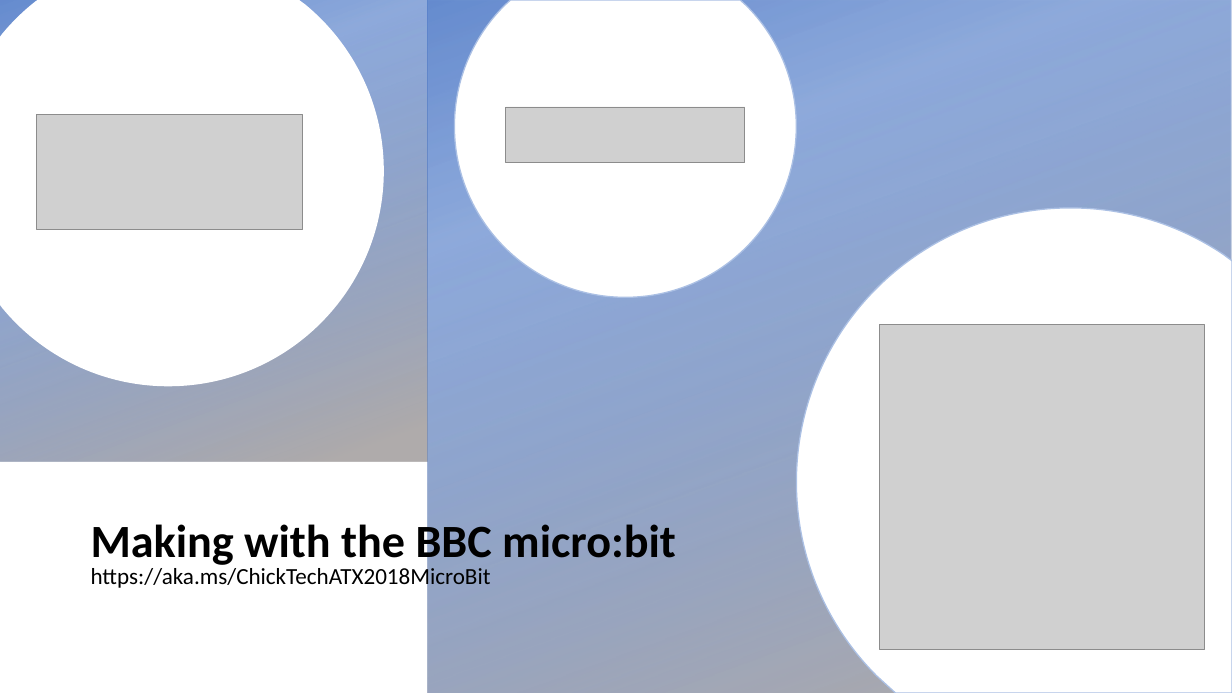
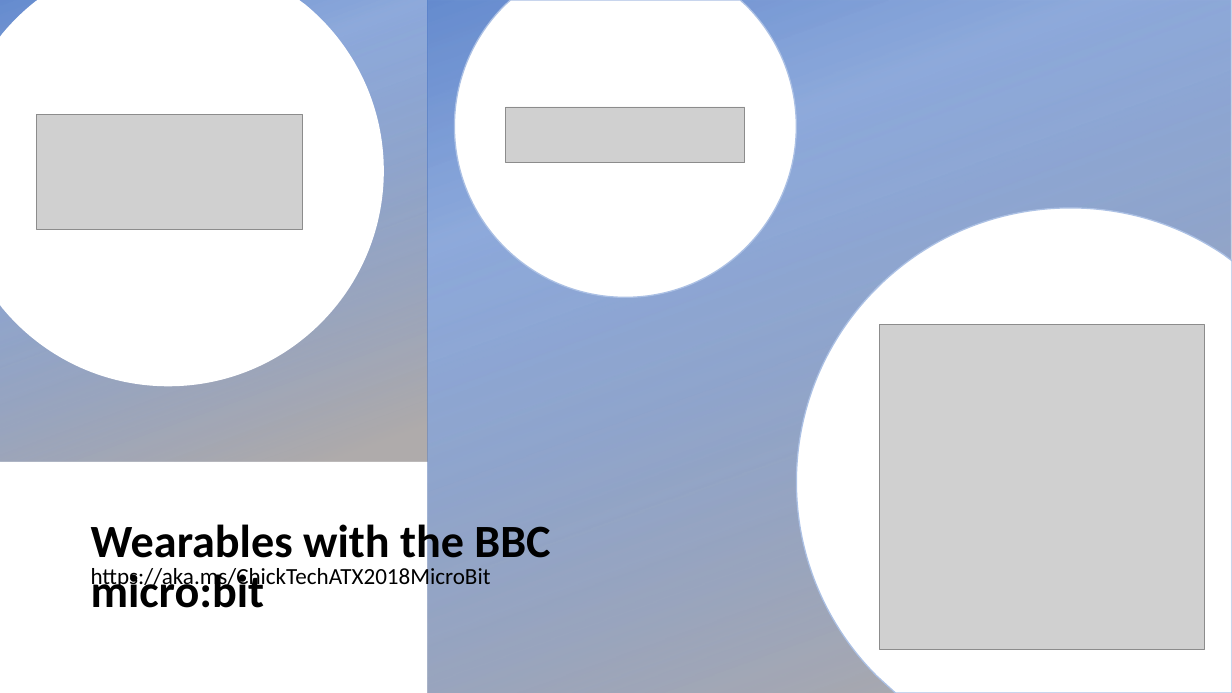
Before and after one commit to shawnweisfeld/ChickTechATX2018MicroBit, a slide deck: slide 1 of assets/handout.pptx. Drawn at 1232x693 pixels with LibreOffice and Linux fonts; fonts in the diff are those of the drawing; grey boxes stand for pictures; background and template pictures are left out. Boxes give left, top, right and bottom in pixels: in the first picture for what was removed or moved away, otherwise in the second. Text is boxed around its words. In the diff, an @@ line names an element or a change of style, - is before the commit and + after.

```diff
--- a/assets/handout.pptx
+++ b/assets/handout.pptx
@@ title at (91,518,550,608): text changed @@
-Making with the BBC micro:bit
+Wearables with the BBC micro:bit
```
Also in this commit, not shown: 3 slides added, 1 other file.
